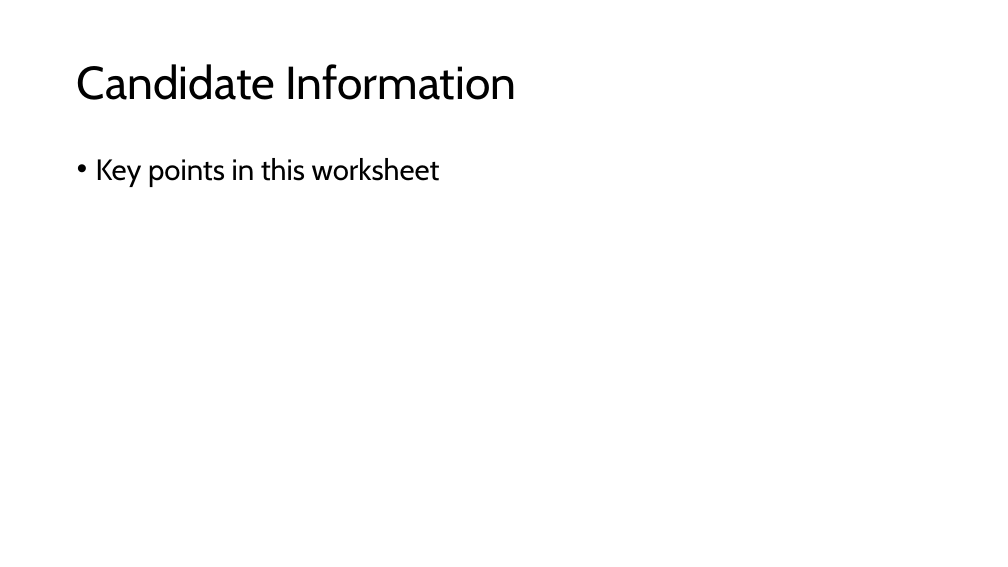
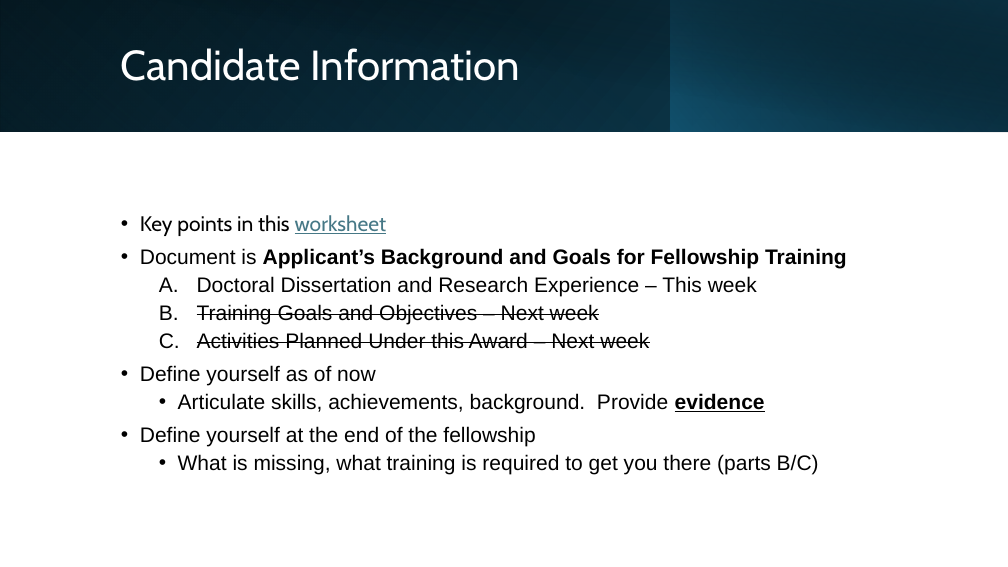
Before and after one commit to BridgesLab/FellowshipWorkshopDocuments, a slide deck: slide 13 of Documents/Slides/Orientation.pptx. Drawn at 1008x567 pixels with LibreOffice and Linux fonts; fonts in the diff are those of the drawing. Boxes give left, top, right and bottom in pixels: in the first picture for what was removed or moved away, otherwise in the second. Text is boxed around its words. In the diff, an @@ line names an element or a change of style, - is before the commit and + after.

```diff
--- a/Documents/Slides/Orientation.pptx
+++ b/Documents/Slides/Orientation.pptx
@@ rectangle added at [0, 0, 1008, 132], fill gradient #000000 to #104862 @@
@@ rectangle added at [0, 0, 671, 132], fill gradient #156082 to #0B3041 @@
@@ rectangle added at [38, 0, 1008, 132], fill gradient #000000 to #0B3041 @@
@@ title "Candidate Information": place and size @@
-title "Candidate Information" at [77, 64, 517, 100]
+title "Candidate Information" at [121, 48, 520, 81]
@@ title "Candidate Information" at [121, 48, 520, 81]: size 44 to 40 pt, text colour #000000 to #FFFFFF @@
@@ rectangle added at [671, 0, 1008, 132], fill gradient #156082 to #000000 @@
@@ text "Key points in this worksheet": place and size @@
-text "Key points in this worksheet" at [96, 158, 440, 187]
+text "Key points in this worksheet" at [140, 215, 847, 474]
@@ text "Key points in this worksheet" at [140, 215, 847, 474]: vertical alignment top to middle @@
@@ text at [140, 215, 387, 236]: size 28 to 20 pt in "Key points in this worksheet"; text colour #000000 to #467886, underline on in "worksheet" @@
@@ text at [140, 248, 847, 474]: paragraphs added @@
+• Document is Applicant’s Background and Goals for Fellowship Training
+  A. Doctoral Dissertation and Research Experience – This week
+  B. Training Goals and Objectives – Next week
+  C. Activities Planned Under this Award – Next week
+• Define yourself as of now
+  • Articulate skills, achievements, background. Provide evidence
+• Define yourself at the end of the fellowship
+  • What is missing, what training is required to get you there (parts B/C)
```
Also in this commit, not shown: 4 other slides changed, 4 slides added, 1 slide removed.
